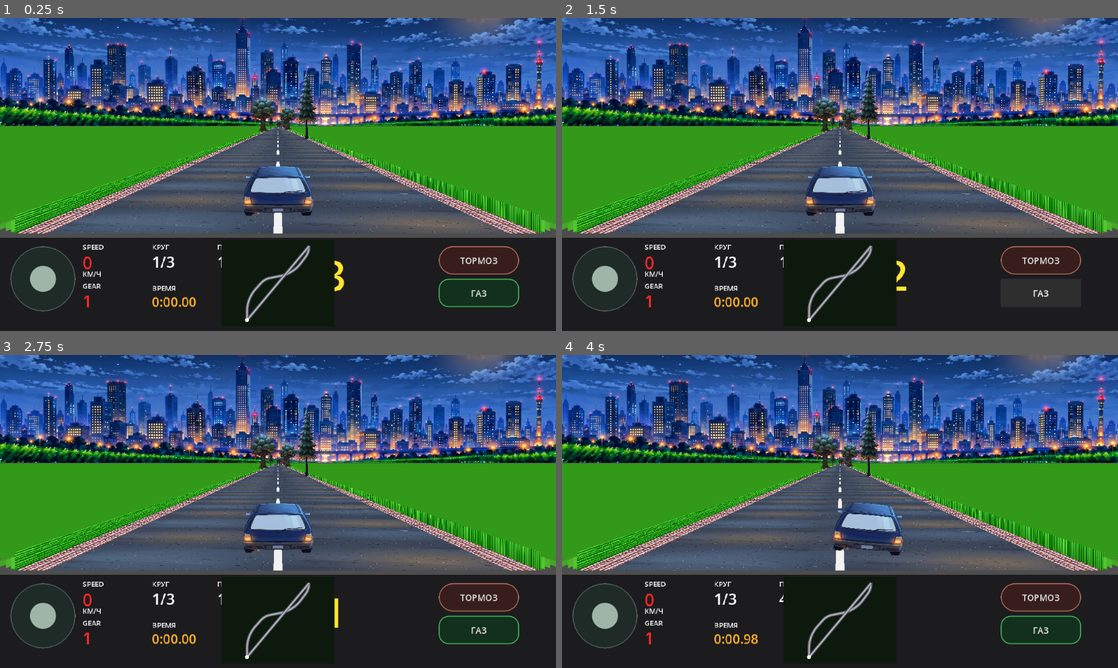
Above: before the commit, frames 1-4 (two rows, left to right).
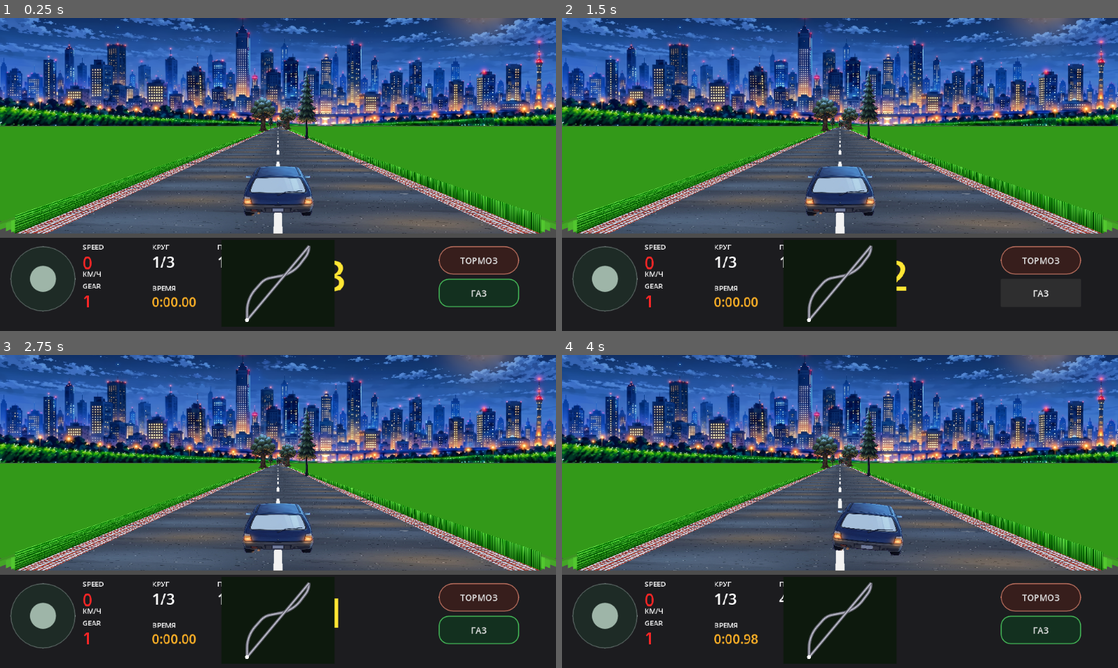
Above: after the commit, the same moments.

Repository: masterofmagic234/Arkon
Game: Godot game, scene res://scenes/level2_pseudo3d.tscn
Two runs of this game, one before a commit and one after it. Both use one fixed random seed, a clock stepped at 60 frames per second and the inputs below.
Inputs (mouse positions are in pixels of both pictures, inside the frame that each line leads up to):
- Up to frame 1 (0.25 s): no input
- Up to frame 2 (1.5 s): click "ТОРМОЗ" at 0.5 s; click "ГАЗ" at 1.25 s
- Up to frame 3 (2.75 s): tap Enter at 2 s; move the mouse to (400, 495) at 2.02 s; hold D (race_right) from 2.03 s (still down); click (400, 495) at 2.17 s
- Up to frame 4 (4 s): release D (race_right) at 2.75 s; tap Space at 2.75 s; drag from (728, 527) to (812, 574) at 2.77 s; tap Enter at 3.5 s; move the mouse to (895, 442) at 3.52 s; hold D (race_right) from 3.53 s (still down)

The runs differ from the first frame. In frame 1, 0.7% of the frame differs, in the area x 2-98%, y 37-69%; in frame 2, 0.7%; in frame 3, 0.7%; in frame 4, 0.7%.

Commit message:
Increase grass furrow contrast

Diff:
--- a/scripts/race_renderer_pseudo3d.gd
+++ b/scripts/race_renderer_pseudo3d.gd
@@ -23,9 +23,9 @@
 # Textured furrow tinting for the nearest roadside grass wall.
 # The texture remains the base detail; these tints add broad field-row
 # variation without extra draw calls for shadows/highlights.
-const FURROW_SAMPLE_SPEED: float = 0.37
-const FURROW_SHADOW_TINT: Color = Color(0.72, 0.84, 0.62, 1.0)
-const FURROW_LIGHT_TINT: Color = Color(1.0, 1.0, 0.88, 1.0)
+const FURROW_SAMPLE_SPEED: float = 0.6
+const FURROW_SHADOW_TINT: Color = Color(0.42, 0.62, 0.36, 1.0)
+const FURROW_LIGHT_TINT: Color = Color(1.0, 1.0, 0.72, 1.0)
 const FURROW_NEUTRAL_TINT: Color = Color(1.0, 1.0, 1.0, 1.0)
 
 
